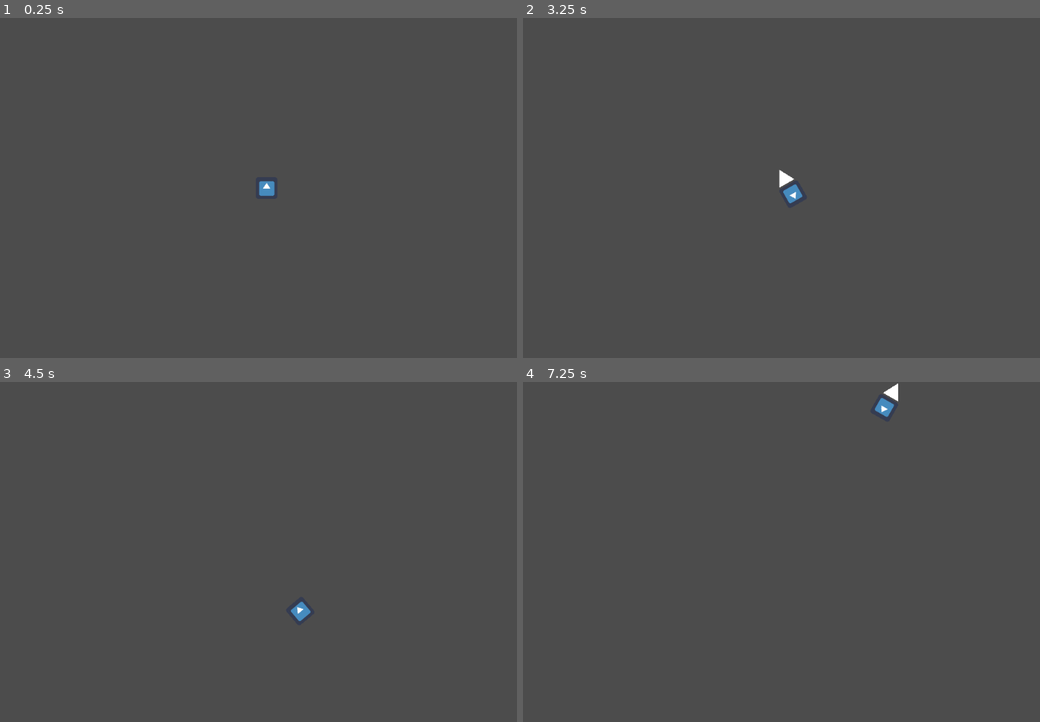
Above: before the commit, frames 1-4 (two rows, left to right).
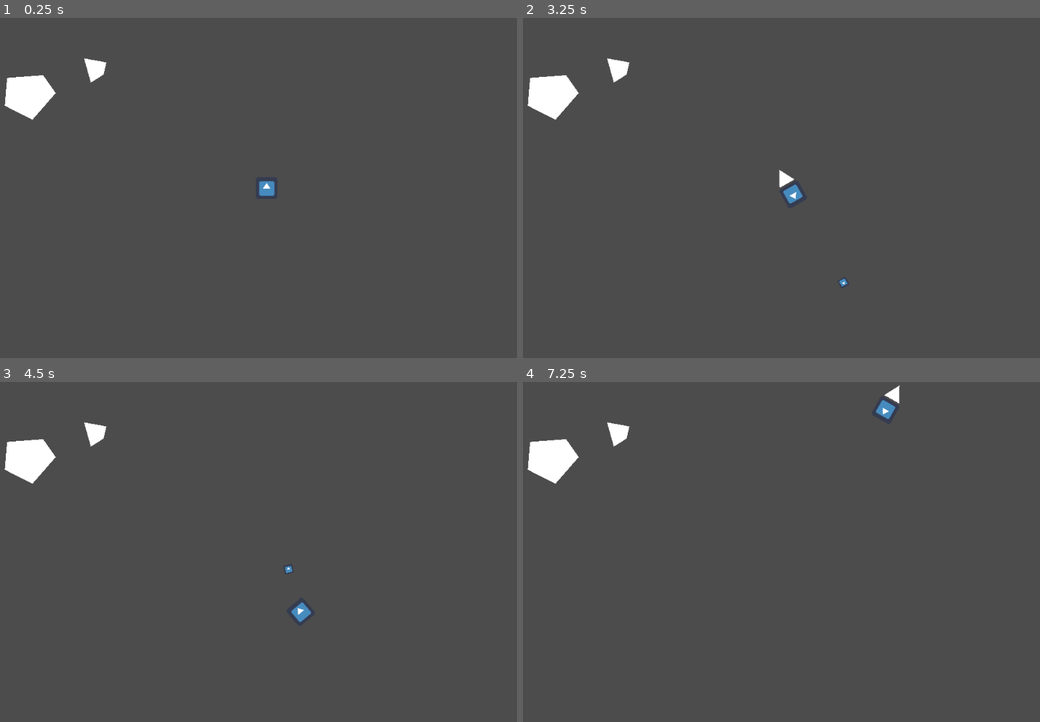
Above: after the commit, the same moments.

Repository: charliedavenport/SpaceJunk
Game: Godot game, scene res://Main.tscn
The game is run twice, just before and just after one commit, with the same random seed, the same clock (stepped at 60 frames per second) and the same inputs. The engine's default icon, where the game draws it, is replaced by a stand-in: a white triangle on a blue panel in a dark square.
Inputs:
- Up to frame 1 (0.25 s): no input
- Up to frame 2 (3.25 s): tap Enter at 0.5 s; hold Right (turn_right) 0.53-1.28 s; hold Space (shoot) 0.53-1.28 s; hold Left (turn_left) 1.28-2.03 s; tap Space (shoot) at 1.35, 2.85 s; hold Right (turn_right) 2.03-2.78 s; hold Space (shoot) 2.03-2.78 s; hold Up (forward) from 2.78 s (still down)
- Up to frame 3 (4.5 s): release Up (forward) at 3.53 s; hold Space (shoot) 3.53-4.28 s; hold Left (turn_left) from 3.53 s (still down); tap Space (shoot) at 4.35 s
- Up to frame 4 (7.25 s): hold Space (shoot) 5.03-5.78 s; release Left (turn_left) at 5.78 s; hold Right (turn_right) 5.78-6.53 s; tap Space (shoot) at 5.85 s; hold Up (forward) from 6.53 s (still down); hold Space (shoot) from 6.53 s (still down)

The runs differ from the first frame. In frame 1, 1.1% of the frame differs, in the area x 0-21%, y 11-30%; in frame 2, 1.2%; in frame 3, 1.2%; in frame 4, 1.3%, in the area x 0-73%, y 0-30%.

Commit message:
Add projectile and player can shoot

Diff:
--- a/Main.tscn
+++ b/Main.tscn
@@ -1,10 +1,21 @@
-[gd_scene load_steps=2 format=2]
+[gd_scene load_steps=5 format=2]
 
 [ext_resource path="res://Player.tscn" type="PackedScene" id=1]
+[ext_resource path="res://Asteroid_Big.tscn" type="PackedScene" id=2]
+[ext_resource path="res://Asteroid_Small.tscn" type="PackedScene" id=3]
+[ext_resource path="res://GameManager.gd" type="Script" id=4]
 
 [node name="Main" type="Node2D"]
+script = ExtResource( 4 )
 
 [node name="Player" parent="." instance=ExtResource( 1 )]
 position = Vector2( 500, 300 )
 thrust = 2.0
+stopping_thrust = 3.0
 turnspeed = 3.5
+
+[node name="Asteroid_Big" parent="." instance=ExtResource( 2 )]
+position = Vector2( 74.92, 137.948 )
+
+[node name="Asteroid_Small" parent="." instance=ExtResource( 3 )]
+position = Vector2( 196.219, 86.8121 )
--- a/Player.gd
+++ b/Player.gd
@@ -8,6 +8,7 @@
 
 onready var screen_width = get_viewport_rect().size.x
 onready var screen_height = get_viewport_rect().size.y
+onready var projectile = preload("res://Projectile.tscn")
 
 func _ready():
 	vel = Vector2.ZERO
@@ -32,7 +33,19 @@
 		$ThrusterPolygon.visible = false
 	var collision = move_and_collide(vel)
 	if collision:
-		pass # do something
+		kill()
 	# wrap player to other side of screen
 	position.x = wrapf(position.x, 0, screen_width)
 	position.y = wrapf(position.y, 0, screen_height)
+
+func _input(event):
+	if event.is_action_pressed("shoot"):
+		shoot()
+
+func shoot() -> void:
+	var projectile_inst = projectile.instance()
+	get_tree().root.add_child(projectile_inst)
+	projectile_inst.start(self.global_transform)
+
+func kill() -> void:
+	pass
--- a/Player.tscn
+++ b/Player.tscn
@@ -7,6 +7,7 @@
 radius = 20.4771
 
 [node name="Player" type="KinematicBody2D"]
+collision_mask = 4
 script = ExtResource( 2 )
 __meta__ = {
 "_edit_group_": true
--- /dev/null
+++ b/Projectile.gd
@@ -0,0 +1,14 @@
+extends KinematicBody2D
+
+const speed: float = 500.0
+
+signal hit
+
+func start(transf: Transform2D):
+	self.global_transform = transf
+
+func _physics_process(delta):
+	var vel = self.transform.y * speed * -1 * delta
+	var collision = move_and_collide(vel)
+	if collision:
+		queue_free()
--- /dev/null
+++ b/Projectile.tscn
@@ -0,0 +1,19 @@
+[gd_scene load_steps=4 format=2]
+
+[ext_resource path="res://icon.png" type="Texture" id=1]
+[ext_resource path="res://Projectile.gd" type="Script" id=2]
+
+[sub_resource type="CircleShape2D" id=1]
+radius = 8.72121
+
+[node name="Projectile" type="KinematicBody2D"]
+collision_layer = 2
+collision_mask = 4
+script = ExtResource( 2 )
+
+[node name="CollisionShape2D" type="CollisionShape2D" parent="."]
+shape = SubResource( 1 )
+
+[node name="Sprite" type="Sprite" parent="."]
+scale = Vector2( 0.25, 0.25 )
+texture = ExtResource( 1 )
--- a/project.godot
+++ b/project.godot
@@ -37,6 +37,12 @@
  ]
 }
 
+[layer_names]
+
+2d_physics/layer_1="Player"
+2d_physics/layer_2="Projectile"
+2d_physics/layer_3="Asteroid"
+
 [physics]
 
 common/enable_pause_aware_picking=true
